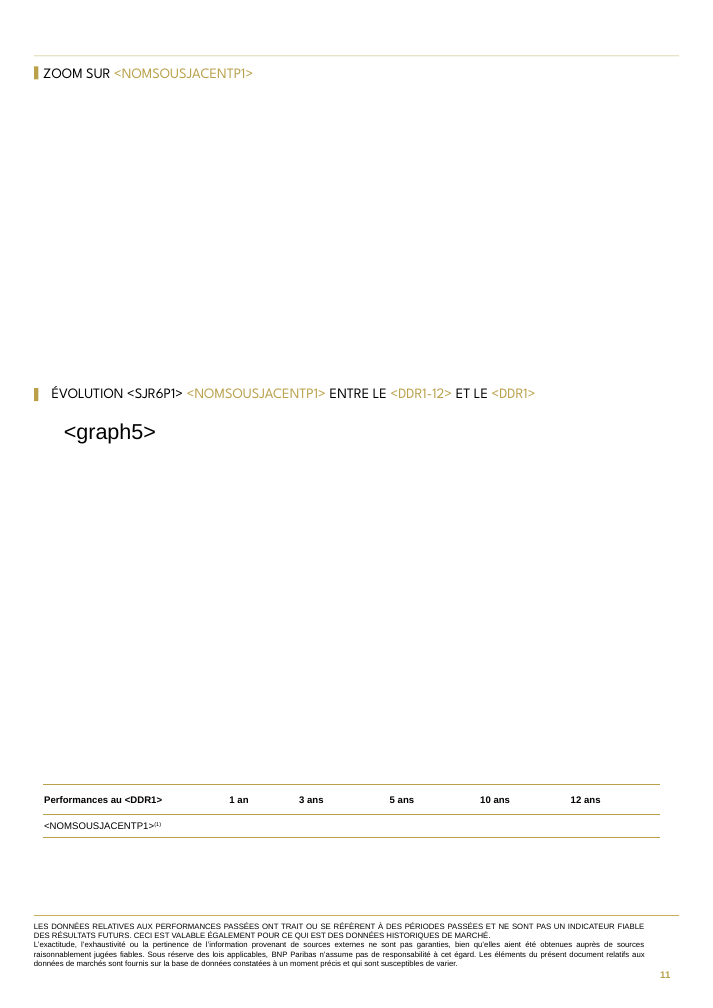
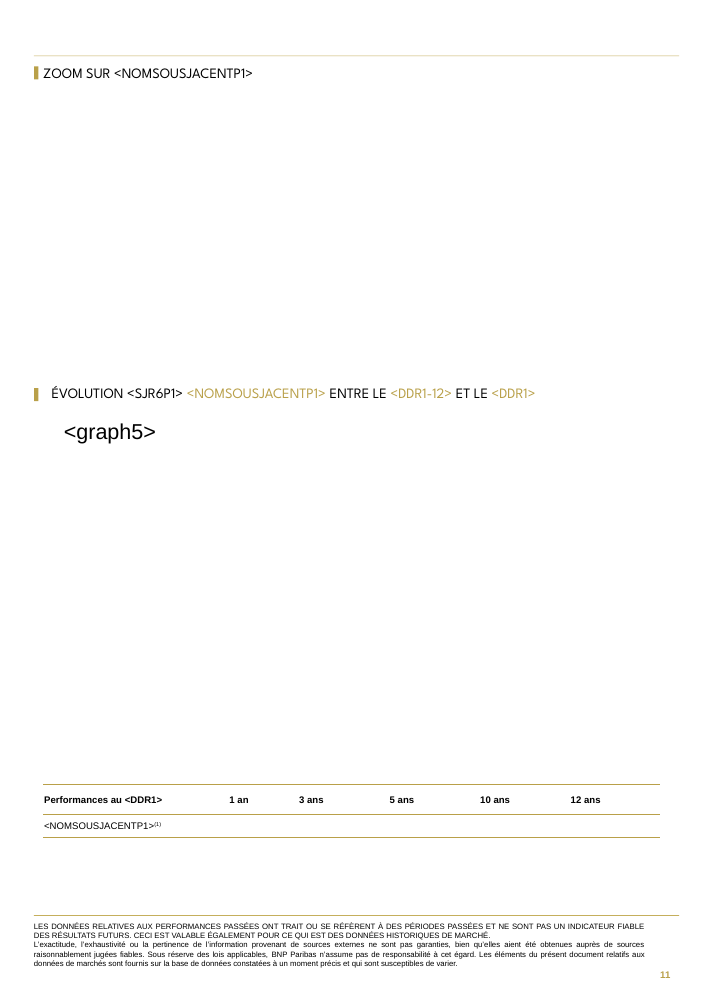
Before and after one commit to guillaumejacquin/Moulinette_Brochure_Equitim, a slide deck: slide 11 of Templates/BNP Paribas.pptx. Drawn at 713x1008 pixels with LibreOffice and Linux fonts; fonts in the diff are those of the drawing; background and template pictures are left out. Boxes give left, top, right and bottom in pixels: in the first picture for what was removed or moved away, otherwise in the second. Text is boxed around its words. In the diff, an @@ line names an element or a change of style, - is before the commit and + after.

```diff
--- a/Templates/BNP Paribas.pptx
+++ b/Templates/BNP Paribas.pptx
@@ text "ZOOM SUR <NOMSOUSJACENTP1>" at <box>43,68,253,78</box>: text colour #B9A049 to #000000 in "<NOMSOUSJACENTP1>" @@
```
Also in this commit, not shown: 12 other files.
